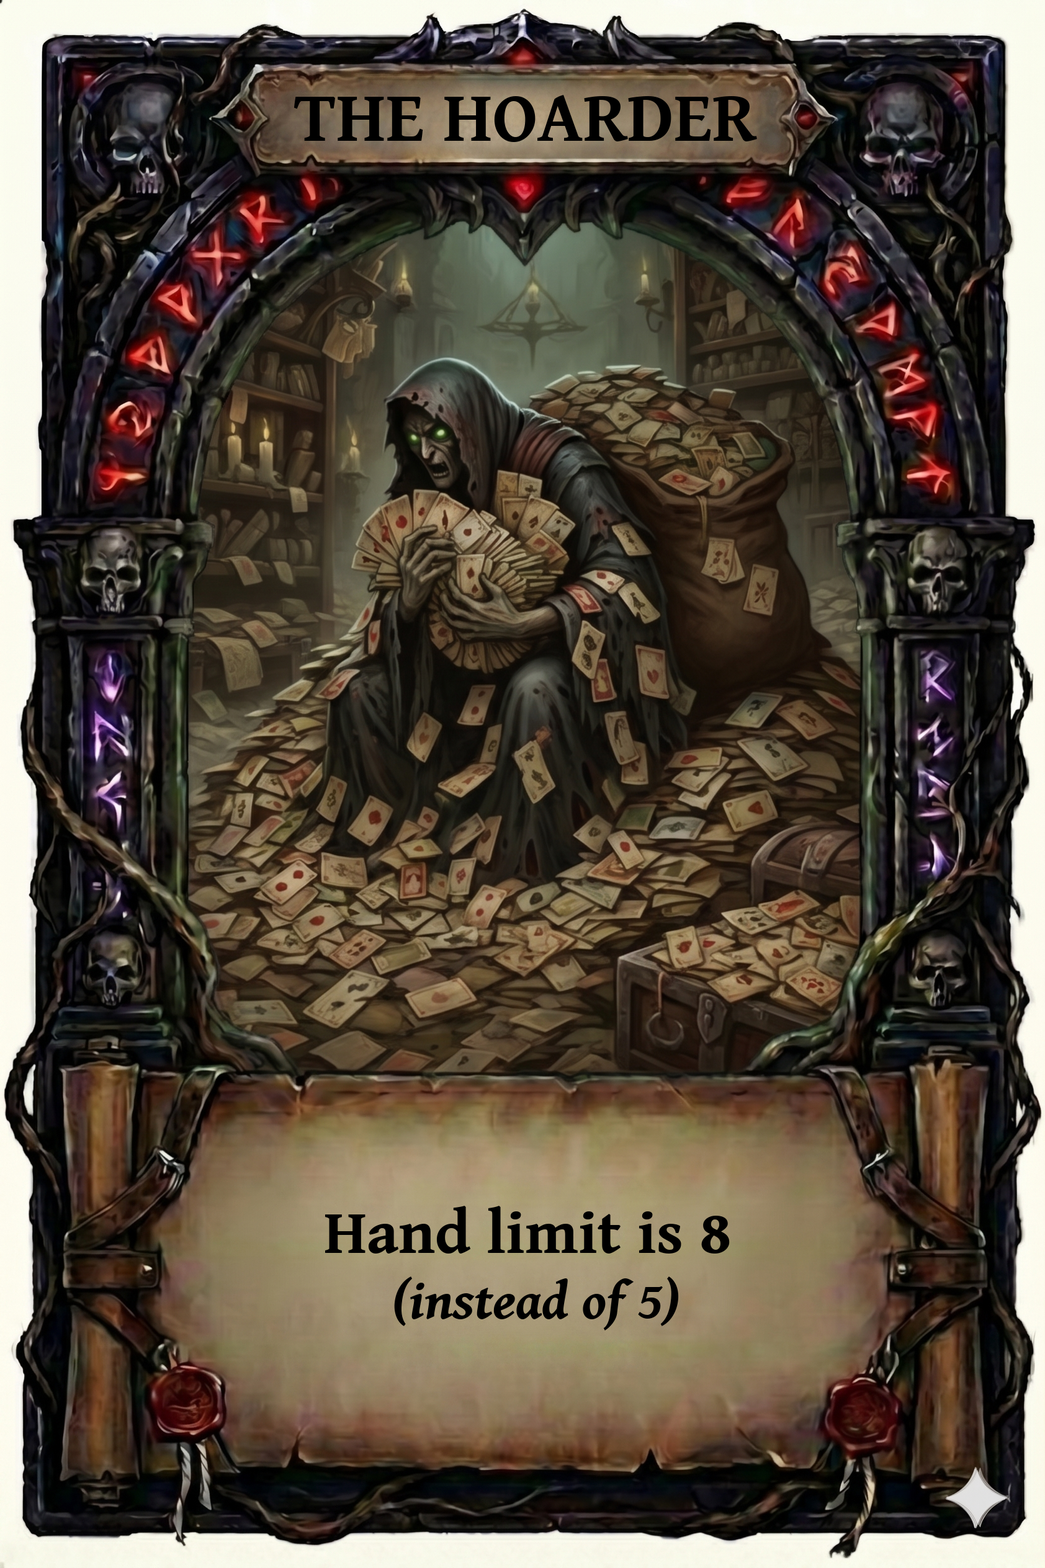
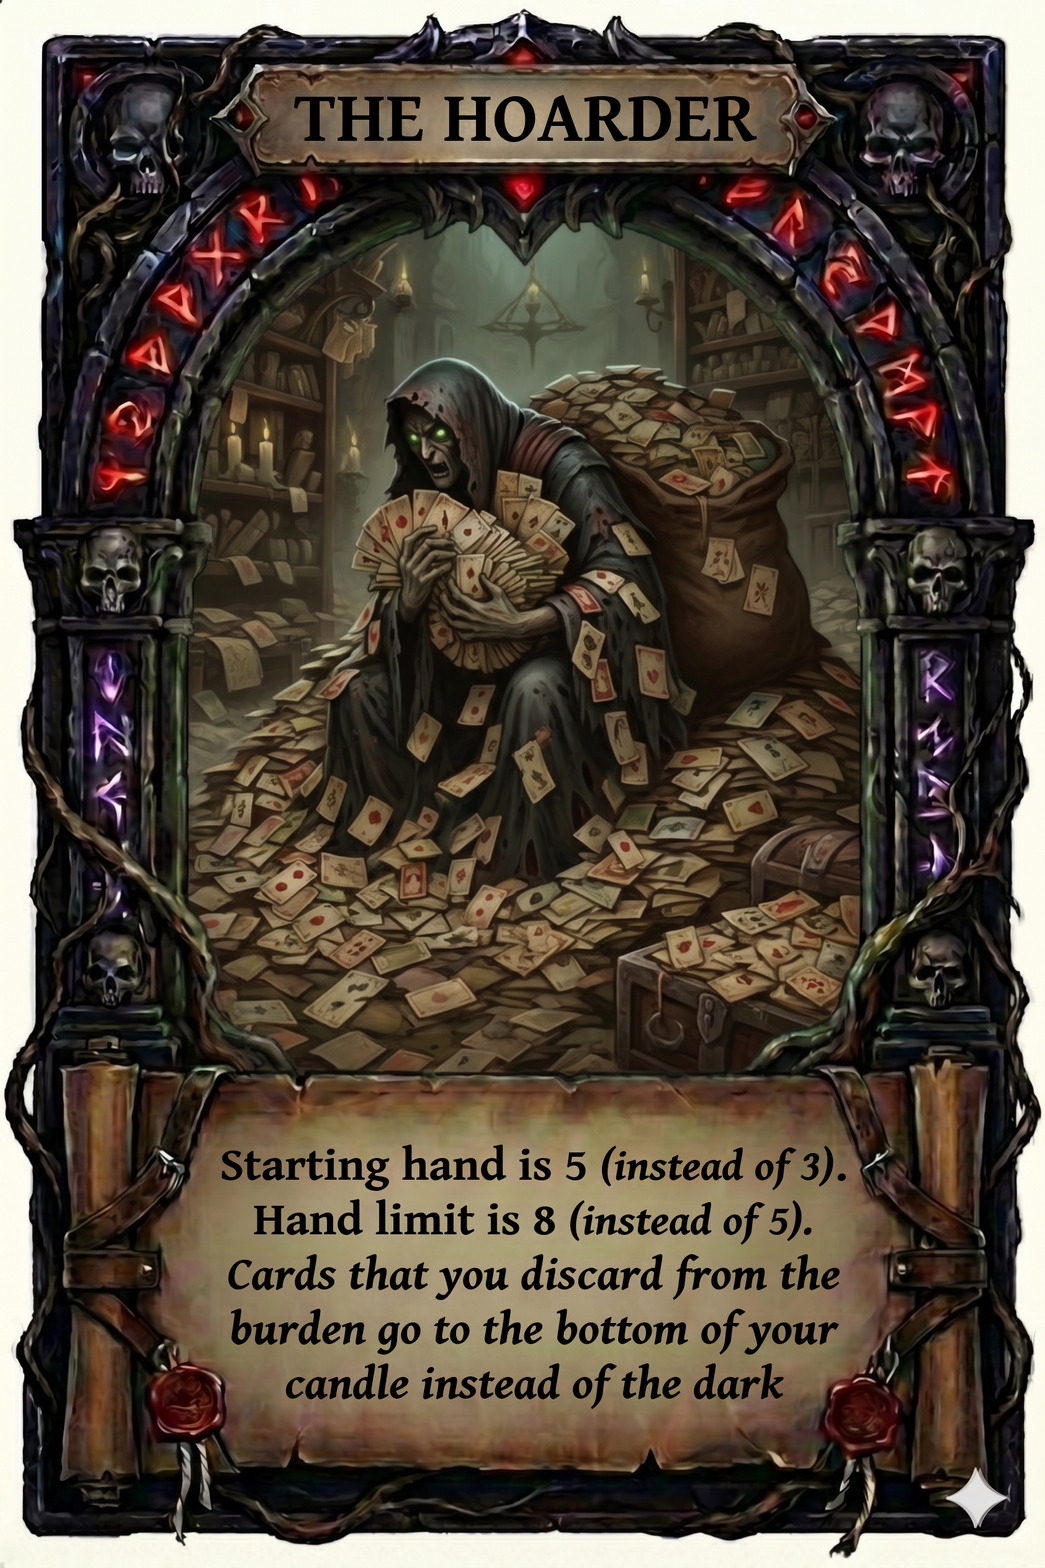
Before/after of a 1045 × 1568 layered artwork. What changed in the layer stack:
renamed "Hand limit is 8 ..." to "Starting hand is 5 (instead of...", painted on it over box(221, 1144, 846, 1410)